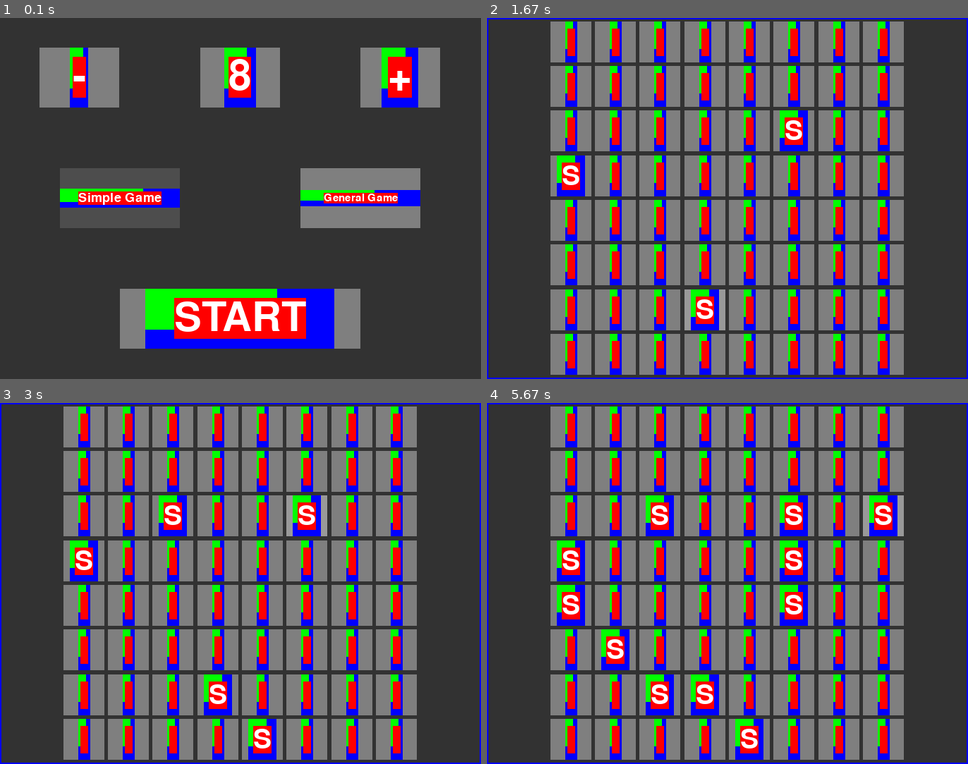
Above: before the commit, frames 1-4 (two rows, left to right).
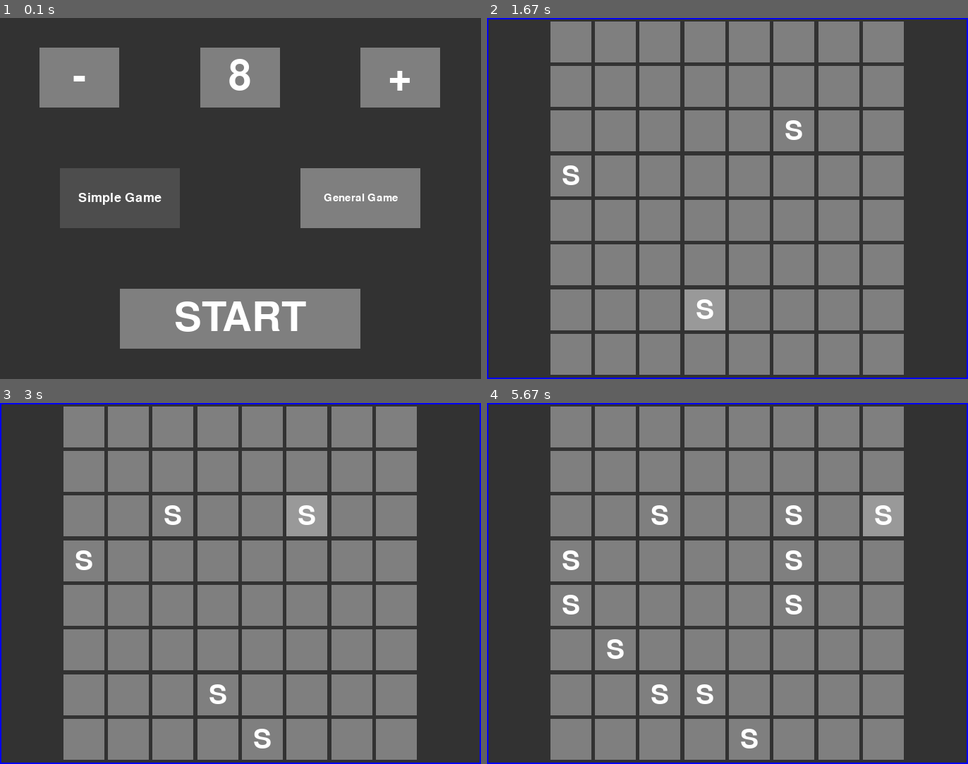
Above: after the commit, the same moments.

Repository: icaru52/sos-project-python
Game: pygame game, started from src/main.py
Two runs of this game, one before a commit and one after it. Both use one fixed random seed, a clock stepped at 60 frames per second and the inputs below.
Inputs (mouse positions are in pixels of both pictures, inside the frame that each line leads up to):
- Up to frame 1 (0.1 s): no input
- Up to frame 2 (1.67 s): click "START" at 0.38 s; press the mouse at (660, 43) at 0.7 s; move the mouse to (607, 115) at 0.8 s; release the mouse at (554, 187) at 0.93 s; press the mouse at (703, 220) at 1.03 s; move the mouse to (751, 184) at 1.13 s; release the mouse at (804, 147) at 1.27 s; press the mouse at (794, 86) at 1.37 s; move the mouse to (756, 209) at 1.47 s; release the mouse at (717, 328) at 1.6 s
- Up to frame 3 (3 s): press the mouse at (394, 471) at 1.7 s; move the mouse to (230, 522) at 1.8 s; release the mouse at (62, 572) at 1.93 s; press the mouse at (129, 514) at 2.03 s; move the mouse to (202, 615) at 2.13 s; release the mouse at (274, 720) at 2.27 s; press the mouse at (81, 428) at 2.37 s; move the mouse to (129, 478) at 2.47 s; release the mouse at (177, 525) at 2.6 s; press the mouse at (81, 561) at 2.7 s; move the mouse to (182, 547) at 2.8 s; release the mouse at (288, 532) at 2.93 s
- Up to frame 4 (5.67 s): press the mouse at (703, 428) at 3.03 s; move the mouse to (645, 507) at 3.13 s; release the mouse at (583, 587) at 3.27 s; press the mouse at (838, 561) at 3.37 s; move the mouse to (809, 587) at 3.47 s; release the mouse at (785, 615) at 3.6 s; press the mouse at (568, 471) at 3.7 s; move the mouse to (621, 579) at 3.8 s; release the mouse at (674, 691) at 3.93 s; press the mouse at (616, 428) at 4.03 s; move the mouse to (693, 504) at 4.13 s; release the mouse at (775, 579) at 4.27 s; press the mouse at (794, 514) at 4.37 s; move the mouse to (684, 543) at 4.47 s; release the mouse at (573, 576) at 4.6 s; press the mouse at (794, 428) at 4.7 s; move the mouse to (852, 558) at 4.8 s; release the mouse at (905, 688) at 4.93 s; press the mouse at (838, 561) at 5.03 s; move the mouse to (732, 597) at 5.13 s; release the mouse at (626, 637) at 5.27 s; press the mouse at (751, 561) at 5.37 s; move the mouse to (809, 547) at 5.47 s; release the mouse at (871, 536) at 5.6 s

The runs differ from the first frame. In frame 1, 10% of the frame differs, in the area x 12-88%, y 8-92%; in frame 2, 19%; in frame 3, 20%; in frame 4, 21%, in the area x 14-86%, y 0-99%.

Commit message:
I give up on improving ui text scaling

Diff:
--- a/src/ui.py
+++ b/src/ui.py
@@ -54,20 +54,14 @@
         pygame.draw.rect(surface, cur_color, self.rect, 0)
 
         if self.rect.height >= 5:
-            text = pygame.font.SysFont(None, 20).render(self.text, 1, (0,0,0))
-            rect = text.get_rect().fit(self.rect)
-            rect.center = self.rect.center
+            font = pygame.font.SysFont(None, 20)
+            text = font.render(self.text, 1, (0,0,0))
+            size = int(text.get_rect().fit(self.rect).height)
 
-            pygame.draw.rect(surface, (0,0,255), rect)
-
-            font = pygame.font.SysFont(None, int(rect.height))
-            test = font.size(self.text)
-            pygame.draw.rect(surface, (0, 255,0), pygame.Rect(rect.topleft, test))
+            font = pygame.font.SysFont(None, size)
             text = font.render(self.text, 1, self.text_color)
 
-            pygame.draw.rect(surface, (255,0,0), text.get_rect(center=self.rect.center))
             surface.blit(text, text.get_rect(center=self.rect.center))
-            #surface.blit(text, rect)
 
     def click(self, mouse_button: int = 1):
         outattr = self.event_attrs.copy()
